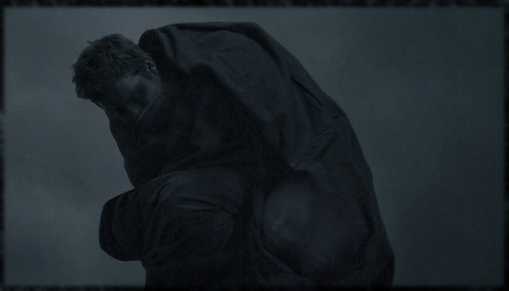
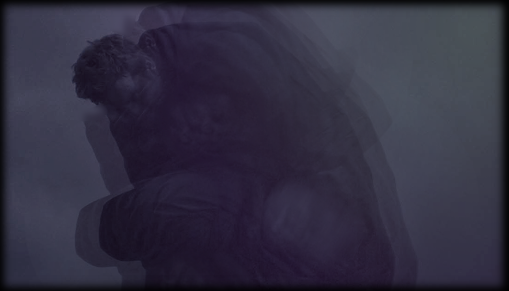
Comparing the layer stacks of the two 509x291 images. Changes:
painted on "Calque" over [0, 0, 509, 291]
added layer "Calque #2" (57%) above "Visible" over [0, 0, 509, 291]
"Visible": opacity 68% → 66% over [256, 169, 368, 277]
added layer "Calque #1" (68%) above "4.-Baths-Obsidian.png" over [138, 58, 284, 291]
painted on "4.-Baths-Obsidian.png" over [24, 0, 479, 291]
